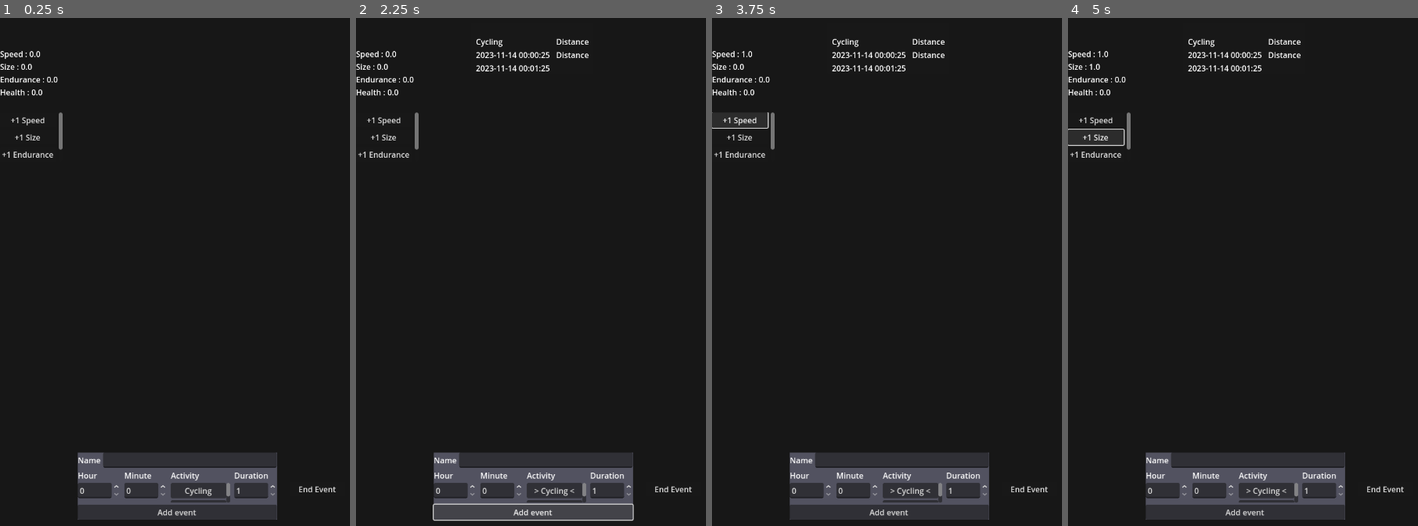
Above: before the commit, frames 1-4 (left to right).
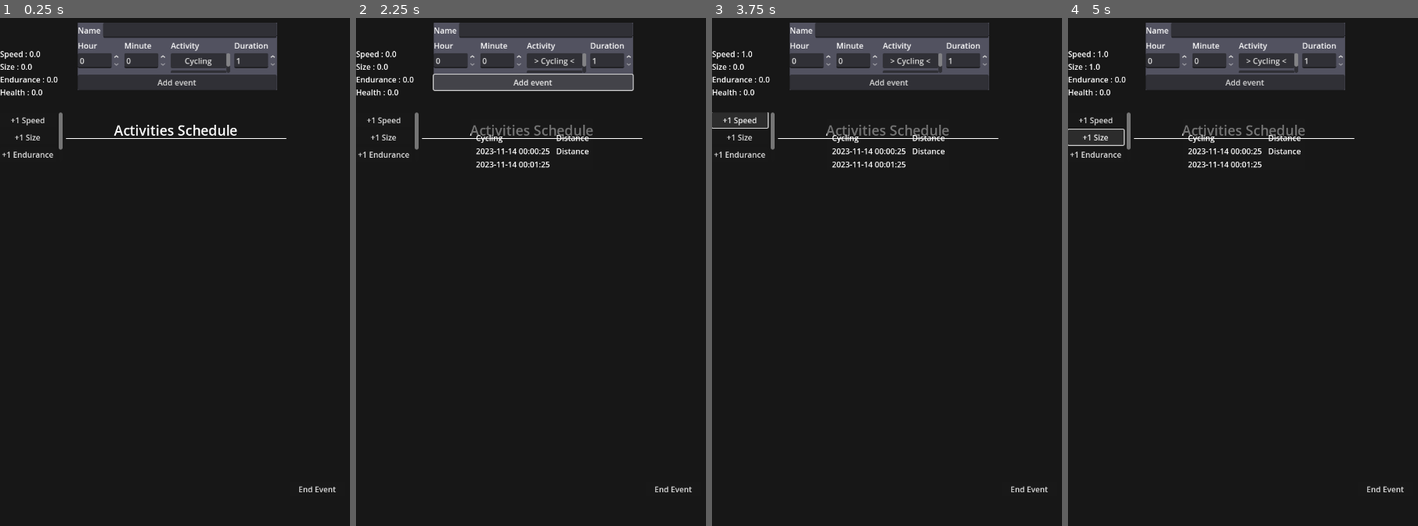
Above: after the commit, the same moments.

Repository: Faisa-l/AT-Interactivity-for-Activity-Project
Game: Godot game, scene res://Scenes/main.tscn
Two runs of this game, one before a commit and one after it. Both use one fixed random seed, a clock stepped at 60 frames per second and the inputs below. The engine's default icon, where the game draws it, is replaced by a stand-in: a white triangle on a blue panel in a dark square.
Inputs:
- Up to frame 1 (0.25 s): no input
- Up to frame 2 (2.25 s): click "Cycling" at 0.5 s; click "> Cycling <" at 1.25 s; click "Walking" at 2 s
- Up to frame 3 (3.75 s): click "Add event" at 2.75 s; click "+1 Speed" at 3.5 s
- Up to frame 4 (5 s): click "+1 Size" at 4.25 s

The runs differ from the first frame. In frame 1, 15% of the frame differs, in the area x 18-82%, y 0-99%; in frame 2, 16%, in the area x 18-82%, y 0-100%; in frame 3, 15%; in frame 4, 15%.

Commit message:
Display the measurement of the physical activity in its notification
Not to be confused with Android notifications because I REALLY do not want to figure out how to do that.

Diff:
--- a/Scenes/main.tscn
+++ b/Scenes/main.tscn
@@ -34,28 +34,44 @@
 
 [node name="EventCreator" parent="." instance=ExtResource("2_bo1nx")]
 layout_mode = 1
+anchors_preset = 5
+anchor_left = 0.5
+anchor_right = 0.5
+offset_left = -201.0
+offset_top = 80.0
+offset_right = 201.0
+offset_bottom = 217.00043
+grow_horizontal = 2
+
+[node name="ListTitleLabel" type="RichTextLabel" parent="."]
+layout_mode = 1
+anchors_preset = 5
+anchor_left = 0.5
+anchor_right = 0.5
+offset_left = -127.75
+offset_top = 280.0
+offset_right = 127.75
+offset_bottom = 319.0
+grow_horizontal = 2
+theme_override_font_sizes/normal_font_size = 28
+bbcode_enabled = true
+text = "[center]Activities Schedule[/center]"
+fit_content = true
+vertical_alignment = 1
+
+[node name="ActivityNotifications" type="VBoxContainer" parent="."]
+layout_mode = 1
 anchors_preset = 7
 anchor_left = 0.5
 anchor_top = 1.0
 anchor_right = 0.5
 anchor_bottom = 1.0
-offset_left = -174.99998
-offset_top = -315.0
-offset_right = 175.0
-offset_bottom = -187.0
+offset_left = -20.0
+offset_top = -940.0
+offset_right = 20.0
+offset_bottom = -900.0
 grow_horizontal = 2
 grow_vertical = 0
-
-[node name="ActivityNotifications" type="VBoxContainer" parent="."]
-layout_mode = 1
-anchors_preset = 5
-anchor_left = 0.5
-anchor_right = 0.5
-offset_left = -20.0
-offset_top = 80.0
-offset_right = 20.0
-offset_bottom = 120.00001
-grow_horizontal = 2
 theme_override_constants/separation = 15
 
 [node name="UserPet" parent="." instance=ExtResource("5_kry3j")]
@@ -76,4 +92,15 @@
 layout_mode = 2
 text = "End Event"
 
+[node name="ColorRect" type="ColorRect" parent="."]
+layout_mode = 1
+anchors_preset = 5
+anchor_left = 0.5
+anchor_right = 0.5
+offset_left = -225.0
+offset_top = 315.0
+offset_right = 225.0
+offset_bottom = 317.0
+grow_horizontal = 2
+
 [connection signal="button_up" from="ScrollContainer/DebugButtons/EndEventButton" to="." method="_on_end_event_button_button_up"]
--- a/Scripts/android_step_tracker.gd
+++ b/Scripts/android_step_tracker.gd
@@ -32,13 +32,15 @@
 
 # Initialise this class
 func initialise() -> void:
-
-	AndroidServices = Engine.get_singleton("AndroidTelemetryUtils")
-	if !AndroidServices:
-		print("No android plugin")
+	if Engine.has_singleton("AndroidTelemetryUtils"):
+		AndroidServices = Engine.get_singleton("AndroidTelemetryUtils")
+		if !AndroidServices:
+			printerr("Cannot find plugin AndroidTelemetryUtils")
+			return
+	else:
+		print("No android plugin. App is likely not running on Android")
 		return
 
-	print("VALID PLUGIN")
 	valid = true
 	AndroidServices.Initialise()
 	AndroidServices.RequestPermissions()
--- a/Scripts/displayed_activity_notification.gd
+++ b/Scripts/displayed_activity_notification.gd
@@ -18,6 +18,9 @@
 @onready
 var activity_value_label : Label = $MarginContainer/VBoxContainer/HBoxContainer/Tracking/ValueDisplay
 
+@onready
+var measurement_label : Label = $MarginContainer/VBoxContainer/HBoxContainer/Tracking/Title
+
 func initialise(scheduled_activity : ScheduledActivity) -> void:
 	var start : Dictionary = scheduled_activity.starts
 	var ends : int = Time.get_unix_time_from_datetime_dict(start)
@@ -27,3 +30,4 @@
 	time_label.text = Time.get_datetime_string_from_datetime_dict(start, true)
 	ends_label.text = Time.get_datetime_string_from_unix_time(ends, true)
 	name_label.text = scheduled_activity.title
+	measurement_label.text = scheduled_activity.activity.measurement
